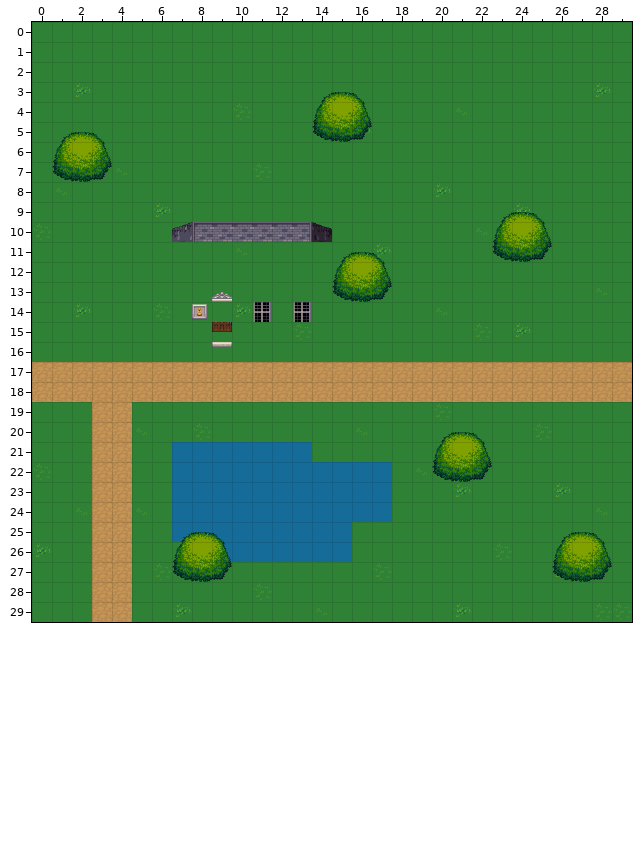
Two versions of a level (Tiled map, rpg-android/assets/data/maps/test2.tmx). The picture above was drawn from the file before the commit.
Cells are 32x32 px. Shown: x 0..29, y 0..29.
The same view after the edit:
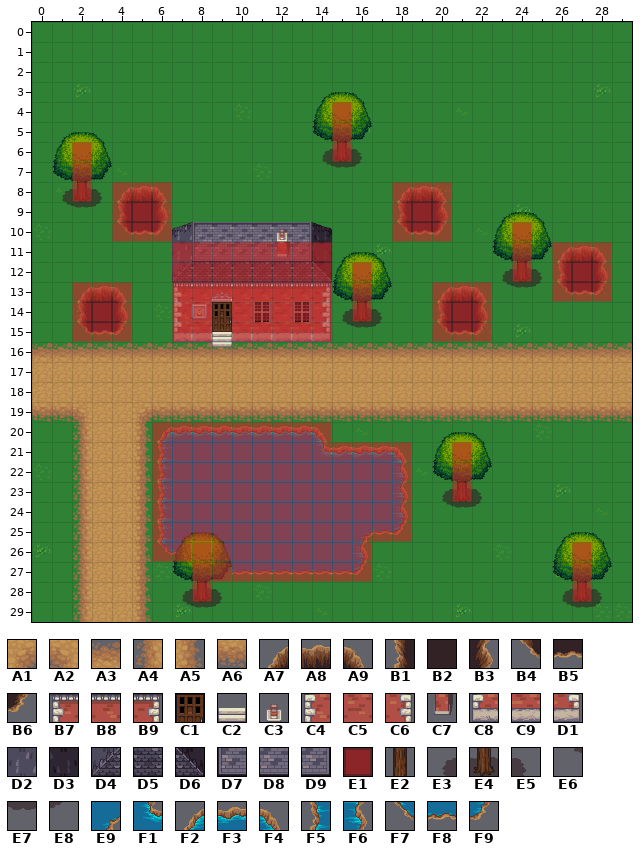
Key: from "dirt": A1 1, A2 2, A3 7, A4 9, A5 11, A6 13; from "hole": A7 6, A8 7, A9 8, B1 9, B2 10, B3 11, B4 12, B5 13, B6 14; from "house": B7 0, B8 1, B9 2, C1 3, C2 4, C3 6, C4 9, C5 10, C6 11, C7 15, C8 18, C9 19, D1 20, D2 36, D3 38, D4 45, D5 46, D6 47, D7 48, D8 49, D9 50; from "meta": E1 0; from "trunk": E2 1, E3 6, E4 7, E5 8, E6 12, E7 13, E8 14; from "water": E9 1, F1 4, F2 6, F3 7, F4 8, F5 9, F6 11, F7 12, F8 13, F9 14.
__ is an empty cell.
Tiles of an added or newly shown layer are drawn over the layers below it.
See-through tiles are keyed as they look on the map.
The exact change:
Changed rows in their new state; .. is an unchanged cell.
Layer "fringe" (now shown):
first column x 0:
 5 .. .. .. .. .. .. .. .. .. .. .. .. .. .. .. E2 .. .. .. .. .. .. .. .. .. .. .. .. .. ..
 6 .. .. .. .. .. .. .. .. .. .. .. .. .. .. E3 E4 E5 .. .. .. .. .. .. .. .. .. .. .. .. ..
 7 .. .. E2 .. .. .. .. .. .. .. .. .. .. .. E6 E7 E8 .. .. .. .. .. .. .. .. .. .. .. .. ..
 8 .. E3 E4 E5 A7 A8 A9 .. .. .. .. .. .. .. .. .. .. .. A7 A8 A9 .. .. .. .. .. .. .. .. ..
 9 .. E6 E7 E8 B1 B2 B3 .. .. .. .. .. .. .. .. .. .. .. B1 B2 B3 .. .. .. .. .. .. .. .. ..
10 .. .. .. .. B4 B5 B6 .. .. .. .. .. .. .. .. .. .. .. B4 B5 B6 .. .. .. .. .. .. .. .. ..
11 .. .. .. .. .. .. .. D2 D7 D8 D8 D8 D8 D9 D3 .. .. .. .. .. .. .. .. .. E2 .. A7 A8 A9 ..
12 .. .. .. .. .. .. .. D4 D5 D5 D5 D5 D5 D5 D6 .. .. .. .. .. .. .. .. E3 E4 E5 B1 B2 B3 ..
13 .. .. A7 A8 A9 .. .. B7 B8 B8 B8 B8 B8 B8 B9 .. E2 .. .. .. A7 A8 A9 E6 E7 E8 B4 B5 B6 ..
14 .. .. B1 B2 B3 .. .. C4 C5 C1 C5 C5 C5 C5 C6 E3 E4 E5 .. .. B1 B2 B3 .. .. .. .. .. .. ..
15 .. .. B4 B5 B6 .. .. C8 C9 C2 C9 C9 C9 C9 D1 E6 E7 E8 .. .. B4 B5 B6 .. .. .. .. .. .. ..
16 A3 A3 A3 A3 A3 A3 A3 A3 A3 A3 A3 A3 A3 A3 A3 A3 A3 A3 A3 A3 A3 A3 A3 A3 A3 A3 A3 A3 A3 A3
19 A6 A6 A2 .. .. A1 A6 A6 A6 A6 A6 A6 A6 A6 A6 A6 A6 A6 A6 A6 A6 A6 A6 A6 A6 A6 A6 A6 A6 A6
20 .. .. A4 .. .. A5 F2 F3 F3 F3 F3 F3 F3 F3 F4 .. .. .. .. .. .. .. .. .. .. .. .. .. .. ..
21 .. .. A4 .. .. A5 F5 .. .. .. .. .. .. .. F1 F3 F3 F3 F4 .. .. .. .. .. .. .. .. .. .. ..
22 .. .. A4 .. .. A5 F5 .. .. .. .. .. .. .. .. .. .. .. F6 .. .. E2 .. .. .. .. .. .. .. ..
23 .. .. A4 .. .. A5 F5 .. .. .. .. .. .. .. .. .. .. .. F6 .. E3 E4 E5 .. .. .. .. .. .. ..
24 .. .. A4 .. .. A5 F5 .. .. .. .. .. .. .. .. .. .. .. F6 .. E6 E7 E8 .. .. .. .. .. .. ..
25 .. .. A4 .. .. A5 F5 .. .. .. .. .. .. .. .. .. E9 F8 F9 .. .. .. .. .. .. .. .. .. .. ..
26 .. .. A4 .. .. A5 F7 F8 .. .. .. .. .. .. .. .. F6 .. .. .. .. .. .. .. .. .. .. .. .. ..
27 .. .. A4 .. .. A5 .. .. E2 .. F8 F8 F8 F8 F8 F8 F9 .. .. .. .. .. .. .. .. .. .. E2 .. ..
28 .. .. A4 .. .. A5 .. E3 E4 E5 .. .. .. .. .. .. .. .. .. .. .. .. .. .. .. .. E3 E4 E5 ..
29 .. .. A4 .. .. A5 .. E6 E7 E8 .. .. .. .. .. .. .. .. .. .. .. .. .. .. .. .. E6 E7 E8 ..
Layer "over2" (now shown):
first column x 12:
10 C3
11 C7
Layer "collision" (now shown):
first column x 2:
 4 .. .. .. .. .. .. .. .. .. .. .. .. .. E1 .. .. .. .. .. .. .. .. .. .. .. .. ..
 5 .. .. .. .. .. .. .. .. .. .. .. .. .. E1 .. .. .. .. .. .. .. .. .. .. .. .. ..
 6 E1 .. .. .. .. .. .. .. .. .. .. .. .. E1 .. .. .. .. .. .. .. .. .. .. .. .. ..
 7 E1 .. .. .. .. .. .. .. .. .. .. .. .. .. .. .. .. .. .. .. .. .. .. .. .. .. ..
 8 E1 .. E1 E1 E1 .. .. .. .. .. .. .. .. .. .. .. E1 E1 E1 .. .. .. .. .. .. .. ..
 9 .. .. E1 E1 E1 .. .. .. .. .. .. .. .. .. .. .. E1 E1 E1 .. .. .. .. .. .. .. ..
10 .. .. E1 E1 E1 .. .. .. .. .. .. .. .. .. .. .. E1 E1 E1 .. .. .. E1 .. .. .. ..
11 .. .. .. .. .. E1 E1 E1 E1 E1 E1 E1 E1 .. .. .. .. .. .. .. .. .. E1 .. E1 E1 E1
12 .. .. .. .. .. E1 E1 E1 E1 E1 E1 E1 E1 .. E1 .. .. .. .. .. .. .. E1 .. E1 E1 E1
13 E1 E1 E1 .. .. E1 E1 E1 E1 E1 E1 E1 E1 .. E1 .. .. .. E1 E1 E1 .. .. .. E1 E1 E1
14 E1 E1 E1 .. .. E1 E1 .. E1 E1 E1 E1 E1 .. E1 .. .. .. E1 E1 E1 .. .. .. .. .. ..
15 E1 E1 E1 .. .. E1 E1 .. E1 E1 E1 E1 E1 .. .. .. .. .. E1 E1 E1 .. .. .. .. .. ..
first column x 6:
20 E1 E1 E1 E1 E1 E1 E1 E1 E1 .. .. .. .. .. .. .. .. .. .. .. .. ..
21 E1 E1 E1 E1 E1 E1 E1 E1 E1 E1 E1 E1 E1 .. .. E1 .. .. .. .. .. ..
22 E1 E1 E1 E1 E1 E1 E1 E1 E1 E1 E1 E1 E1 .. .. E1 .. .. .. .. .. ..
23 E1 E1 E1 E1 E1 E1 E1 E1 E1 E1 E1 E1 E1 .. .. E1 .. .. .. .. .. ..
24 E1 E1 E1 E1 E1 E1 E1 E1 E1 E1 E1 E1 E1 .. .. .. .. .. .. .. .. ..
25 E1 E1 E1 E1 E1 E1 E1 E1 E1 E1 E1 E1 E1 .. .. .. .. .. .. .. .. ..
26 E1 E1 E1 E1 E1 E1 E1 E1 E1 E1 E1 .. .. .. .. .. .. .. .. .. .. E1
27 .. .. E1 E1 E1 E1 E1 E1 E1 E1 E1 .. .. .. .. .. .. .. .. .. .. E1
28 .. .. E1 .. .. .. .. .. .. .. .. .. .. .. .. .. .. .. .. .. .. E1
Where, in picture pixels (left, top, right, bottom), the same in both pictures:
added: (32, 102, 632, 362)
added: (32, 402, 92, 622)
added: (132, 402, 632, 622)
